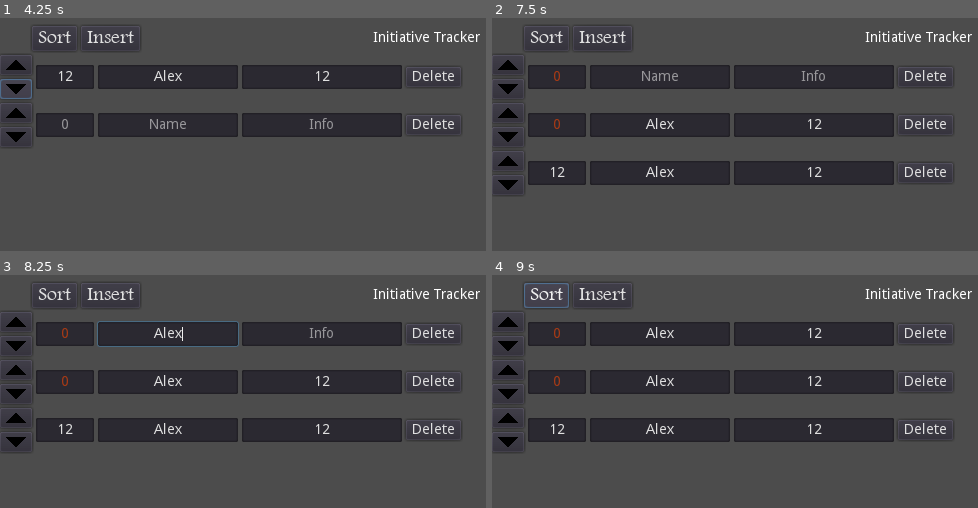
Above: before the commit, frames 1-4 (two rows, left to right).
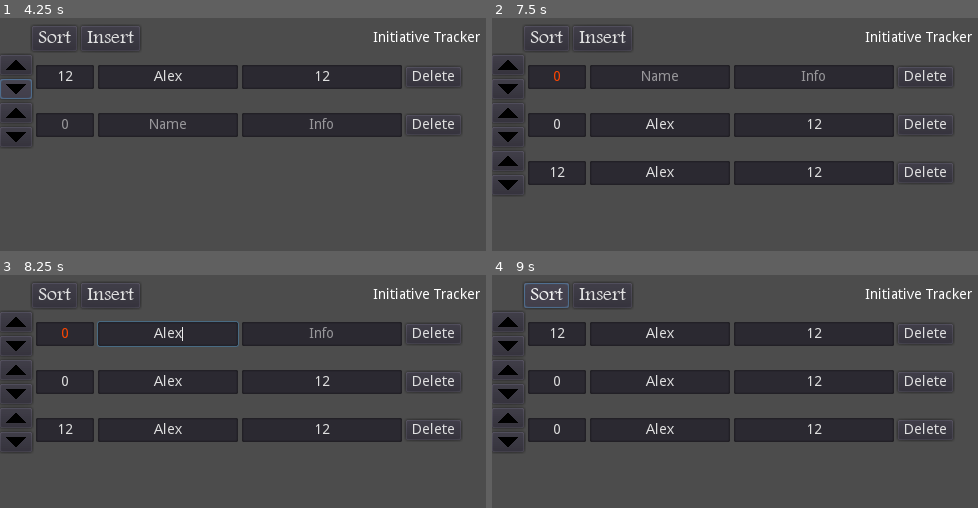
Above: after the commit, the same moments.

Repository: kellcj2/Initiative-Tracker
Game: Godot game, scene res://Main.tscn
The game is run twice, just before and just after one commit, with the same random seed, the same clock (stepped at 60 frames per second) and the same inputs.
Inputs (mouse positions are in pixels of both pictures, inside the frame that each line leads up to):
- Up to frame 1 (4.25 s): click (63, 76) at 0.52 s; type "12" at 0.6 s; click (170, 76) at 0.75 s; type "Alex" at 0.83 s; click (320, 76) at 0.98 s; type "12" at 1.07 s; click "Sort" at 1.25 s; click "Insert" at 2 s; click (14, 64) at 2.77 s; click (14, 87) at 3.52 s
- Up to frame 2 (7.5 s): click "Sort" at 4.25 s; click (662, 125) at 5.02 s; type "Alex" at 5.1 s; click (812, 125) at 5.25 s; type "12" at 5.33 s; click "Insert" at 5.75 s; click (506, 64) at 6.52 s; click (506, 87) at 7.27 s
- Up to frame 3 (8.25 s): click (170, 333) at 8.02 s; type "Alex" at 8.1 s
- Up to frame 4 (9 s): click (812, 333) at 8.25 s; type "12" at 8.33 s; click "Sort" at 8.75 s

Frame 1 is identical in both runs. In frame 2, less than 0.1% of the frame differs, in the area x 12-14%, y 22-48%; in frame 3, less than 0.1%; in frame 4, 0.2%, in the area x 12-16%, y 22-69%.

Commit message:
Add files via upload

Diff:
--- a/Main.gd
+++ b/Main.gd
@@ -106,7 +106,10 @@
 # @desc: Keeps track of number of rows, called when a row exits the scene
 func _row_deleted():
 	numRows -= 1
-	_set_order_numbers(get_tree().get_nodes_in_group("Rows"))
+	if get_tree():
+		var nodes = get_tree().get_nodes_in_group("Rows")
+		if nodes:
+			_set_order_numbers(nodes)
 
 
 # @name: _sort_characters
@@ -137,6 +140,7 @@
 	for i in rows:
 		if not int(i.get_node("Character/Init").text) and i.get_node("Character/Init").text != '0': # Init is not an integer
 			i.get_node("Character/Init").add_color_override("font_color", Color(1, 0.27, 0, 1))
+			i.get_node("Character/Init").text = '0'
 
 
 # @name: _make_new_rows
--- a/Main.tscn
+++ b/Main.tscn
@@ -4,203 +4,63 @@
 [ext_resource path="res://FTLTLT.TTF" type="DynamicFontData" id=2]
 
 [sub_resource type="DynamicFont" id=1]
-
 size = 20
-use_mipmaps = false
-use_filter = false
 font_data = ExtResource( 2 )
-_sections_unfolded = [ "Extra Spacing", "Font", "Settings" ]
 
 [sub_resource type="DynamicFont" id=2]
+size = 20
+font_data = ExtResource( 2 )
 
-size = 20
-use_mipmaps = false
-use_filter = false
-font_data = ExtResource( 2 )
-_sections_unfolded = [ "Extra Spacing", "Font", "Settings" ]
-
-[node name="Main" type="MarginContainer" index="0"]
-
-anchor_left = 0.0
-anchor_top = 0.0
-anchor_right = 0.0
-anchor_bottom = 0.0
+[node name="Main" type="MarginContainer"]
 margin_right = 512.0
 margin_bottom = 107.0
-rect_pivot_offset = Vector2( 0, 0 )
-rect_clip_content = false
-mouse_filter = 0
-mouse_default_cursor_shape = 0
-size_flags_horizontal = 1
-size_flags_vertical = 1
 script = ExtResource( 1 )
-_sections_unfolded = [ "Size Flags" ]
 
-[node name="VBoxContainer" type="VBoxContainer" parent="." index="0"]
-
-anchor_left = 0.0
-anchor_top = 0.0
-anchor_right = 0.0
-anchor_bottom = 0.0
-margin_left = 8.0
+[node name="VBoxContainer" type="VBoxContainer" parent="."]
 margin_right = 512.0
 margin_bottom = 107.0
-rect_pivot_offset = Vector2( 0, 0 )
-rect_clip_content = false
-mouse_filter = 1
-mouse_default_cursor_shape = 0
-size_flags_horizontal = 1
-size_flags_vertical = 1
-alignment = 0
-_sections_unfolded = [ "Size Flags" ]
 
-[node name="Spacer" type="Label" parent="VBoxContainer" index="0"]
-
-anchor_left = 0.0
-anchor_top = 0.0
-anchor_right = 0.0
-anchor_bottom = 0.0
-margin_right = 504.0
+[node name="Spacer" type="Label" parent="VBoxContainer"]
+margin_right = 512.0
 margin_bottom = 15.0
 rect_min_size = Vector2( 0, 15 )
-rect_pivot_offset = Vector2( 0, 0 )
-rect_clip_content = false
-mouse_filter = 2
-mouse_default_cursor_shape = 0
-size_flags_horizontal = 1
-size_flags_vertical = 4
-percent_visible = 1.0
-lines_skipped = 0
-max_lines_visible = -1
-_sections_unfolded = [ "Rect" ]
 
-[node name="Header" type="HBoxContainer" parent="VBoxContainer" index="1"]
+[node name="Header" type="HBoxContainer" parent="VBoxContainer"]
+margin_left = 32.0
+margin_top = 19.0
+margin_right = 480.0
+margin_bottom = 44.0
+size_flags_horizontal = 4
 
-anchor_left = 0.0
-anchor_top = 0.0
-anchor_right = 0.0
-anchor_bottom = 0.0
-margin_left = 28.0
-margin_top = 19.0
-margin_right = 476.0
-margin_bottom = 44.0
-rect_pivot_offset = Vector2( 0, 0 )
-rect_clip_content = false
-mouse_filter = 1
-mouse_default_cursor_shape = 0
-size_flags_horizontal = 4
-size_flags_vertical = 1
-alignment = 0
-_sections_unfolded = [ "Size Flags" ]
-
-[node name="Buttons" type="HBoxContainer" parent="VBoxContainer/Header" index="0"]
-
+[node name="Buttons" type="HBoxContainer" parent="VBoxContainer/Header"]
 editor/display_folded = true
-anchor_left = 0.0
-anchor_top = 0.0
-anchor_right = 0.0
-anchor_bottom = 0.0
 margin_right = 108.0
 margin_bottom = 25.0
-rect_pivot_offset = Vector2( 0, 0 )
-rect_clip_content = false
-mouse_filter = 1
-mouse_default_cursor_shape = 0
-size_flags_horizontal = 1
-size_flags_vertical = 1
-alignment = 0
 
-[node name="Sort" type="Button" parent="VBoxContainer/Header/Buttons" index="0"]
-
-anchor_left = 0.0
-anchor_top = 0.0
-anchor_right = 0.0
-anchor_bottom = 0.0
+[node name="Sort" type="Button" parent="VBoxContainer/Header/Buttons"]
 margin_right = 45.0
 margin_bottom = 25.0
-rect_pivot_offset = Vector2( 0, 0 )
-rect_clip_content = false
-focus_mode = 2
-mouse_filter = 0
-mouse_default_cursor_shape = 0
-size_flags_horizontal = 1
-size_flags_vertical = 1
 custom_fonts/font = SubResource( 1 )
-toggle_mode = false
-enabled_focus_mode = 2
-shortcut = null
-group = null
 text = "Sort"
-flat = false
-align = 1
-_sections_unfolded = [ "custom_fonts" ]
 
-[node name="Insert" type="Button" parent="VBoxContainer/Header/Buttons" index="1"]
-
-anchor_left = 0.0
-anchor_top = 0.0
-anchor_right = 0.0
-anchor_bottom = 0.0
+[node name="Insert" type="Button" parent="VBoxContainer/Header/Buttons"]
 margin_left = 49.0
 margin_right = 108.0
 margin_bottom = 25.0
-rect_pivot_offset = Vector2( 0, 0 )
-rect_clip_content = false
-focus_mode = 2
-mouse_filter = 0
-mouse_default_cursor_shape = 0
-size_flags_horizontal = 1
-size_flags_vertical = 1
 custom_fonts/font = SubResource( 2 )
-toggle_mode = false
-enabled_focus_mode = 2
-shortcut = null
-group = null
 text = "Insert"
-flat = false
-align = 1
-_sections_unfolded = [ "custom_fonts" ]
 
-[node name="Spacer" type="Label" parent="VBoxContainer/Header" index="1"]
-
-anchor_left = 0.0
-anchor_top = 0.0
-anchor_right = 0.0
-anchor_bottom = 0.0
+[node name="Spacer" type="Label" parent="VBoxContainer/Header"]
 margin_left = 112.0
 margin_top = 5.0
 margin_right = 337.0
 margin_bottom = 19.0
 rect_min_size = Vector2( 225, 0 )
-rect_pivot_offset = Vector2( 0, 0 )
-rect_clip_content = false
-mouse_filter = 2
-mouse_default_cursor_shape = 0
-size_flags_horizontal = 1
-size_flags_vertical = 4
-percent_visible = 1.0
-lines_skipped = 0
-max_lines_visible = -1
-_sections_unfolded = [ "Rect" ]
 
-[node name="Label" type="Label" parent="VBoxContainer/Header" index="2"]
-
-anchor_left = 0.0
-anchor_top = 0.0
-anchor_right = 0.0
-anchor_bottom = 0.0
+[node name="Label" type="Label" parent="VBoxContainer/Header"]
 margin_left = 341.0
 margin_top = 5.0
 margin_right = 448.0
 margin_bottom = 19.0
-rect_pivot_offset = Vector2( 0, 0 )
-rect_clip_content = false
-mouse_filter = 2
-mouse_default_cursor_shape = 0
-size_flags_horizontal = 1
-size_flags_vertical = 4
 text = "Initiative Tracker"
 align = 2
-percent_visible = 1.0
-lines_skipped = 0
-max_lines_visible = -1
--- a/Row.gd
+++ b/Row.gd
@@ -1,7 +1,7 @@
 extends HBoxContainer
 
 
-var orderNum = -1
+var orderNum
 
-#func _ready():
-	#pass
+func _ready():
+	orderNum = -1
--- a/default_env.tres
+++ b/default_env.tres
@@ -1,100 +1,14 @@
 [gd_resource type="Environment" load_steps=2 format=2]
 
 [sub_resource type="ProceduralSky" id=1]
-
-radiance_size = 4
 sky_top_color = Color( 0.0470588, 0.454902, 0.976471, 1 )
 sky_horizon_color = Color( 0.556863, 0.823529, 0.909804, 1 )
 sky_curve = 0.25
-sky_energy = 1.0
 ground_bottom_color = Color( 0.101961, 0.145098, 0.188235, 1 )
 ground_horizon_color = Color( 0.482353, 0.788235, 0.952941, 1 )
 ground_curve = 0.01
-ground_energy = 1.0
-sun_color = Color( 1, 1, 1, 1 )
-sun_latitude = 35.0
-sun_longitude = 0.0
-sun_angle_min = 1.0
-sun_angle_max = 100.0
-sun_curve = 0.05
 sun_energy = 16.0
-texture_size = 2
 
 [resource]
-
 background_mode = 2
 background_sky = SubResource( 1 )
-background_sky_custom_fov = 0.0
-background_color = Color( 0, 0, 0, 1 )
-background_energy = 1.0
-background_canvas_max_layer = 0
-ambient_light_color = Color( 0, 0, 0, 1 )
-ambient_light_energy = 1.0
-ambient_light_sky_contribution = 1.0
-fog_enabled = false
-fog_color = Color( 0.5, 0.6, 0.7, 1 )
-fog_sun_color = Color( 1, 0.9, 0.7, 1 )
-fog_sun_amount = 0.0
-fog_depth_enabled = true
-fog_depth_begin = 10.0
-fog_depth_curve = 1.0
-fog_transmit_enabled = false
-fog_transmit_curve = 1.0
-fog_height_enabled = false
-fog_height_min = 0.0
-fog_height_max = 100.0
-fog_height_curve = 1.0
-tonemap_mode = 0
-tonemap_exposure = 1.0
-tonemap_white = 1.0
-auto_exposure_enabled = false
-auto_exposure_scale = 0.4
-auto_exposure_min_luma = 0.05
-auto_exposure_max_luma = 8.0
-auto_exposure_speed = 0.5
-ss_reflections_enabled = false
-ss_reflections_max_steps = 64
-ss_reflections_fade_in = 0.15
-ss_reflections_fade_out = 2.0
-ss_reflections_depth_tolerance = 0.2
-ss_reflections_roughness = true
-ssao_enabled = false
-ssao_radius = 1.0
-ssao_intensity = 1.0
-ssao_radius2 = 0.0
-ssao_intensity2 = 1.0
-ssao_bias = 0.01
-ssao_light_affect = 0.0
-ssao_color = Color( 0, 0, 0, 1 )
-ssao_quality = 0
-ssao_blur = 3
-ssao_edge_sharpness = 4.0
-dof_blur_far_enabled = false
-dof_blur_far_distance = 10.0
-dof_blur_far_transition = 5.0
-dof_blur_far_amount = 0.1
-dof_blur_far_quality = 1
-dof_blur_near_enabled = false
-dof_blur_near_distance = 2.0
-dof_blur_near_transition = 1.0
-dof_blur_near_amount = 0.1
-dof_blur_near_quality = 1
-glow_enabled = false
-glow_levels/1 = false
-glow_levels/2 = false
-glow_levels/3 = true
-glow_levels/4 = false
-glow_levels/5 = true
-glow_levels/6 = false
-glow_levels/7 = false
-glow_intensity = 0.8
-glow_strength = 1.0
-glow_bloom = 0.0
-glow_blend_mode = 2
-glow_hdr_threshold = 1.0
-glow_hdr_scale = 2.0
-glow_bicubic_upscale = false
-adjustment_enabled = false
-adjustment_brightness = 1.0
-adjustment_contrast = 1.0
-adjustment_saturation = 1.0
--- a/project.godot
+++ b/project.godot
@@ -6,7 +6,12 @@
 ;   [section] ; section goes between []
 ;   param=value ; assign values to parameters
 
-config_version=3
+config_version=4
+
+_global_script_classes=[  ]
+_global_script_class_icons={
+
+}
 
 [application]
 
Not shown, changed: arrowDown.png.import
Not shown, changed: arrowUp.png.import
Not shown, changed: icon.png.import
